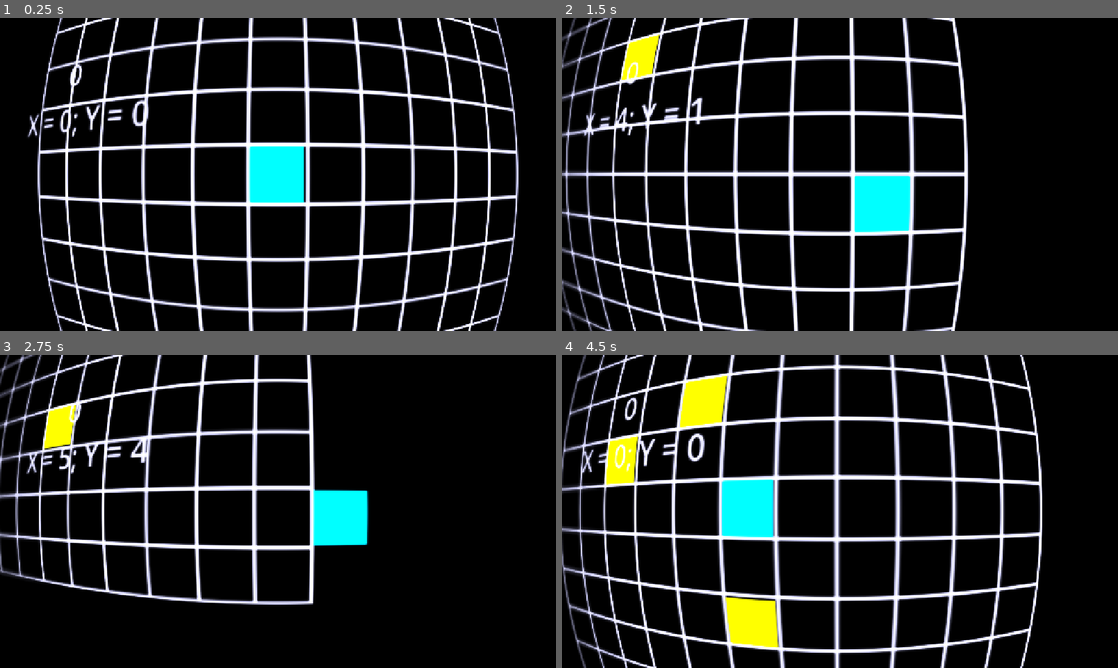
Above: before the commit, frames 1-4 (two rows, left to right).
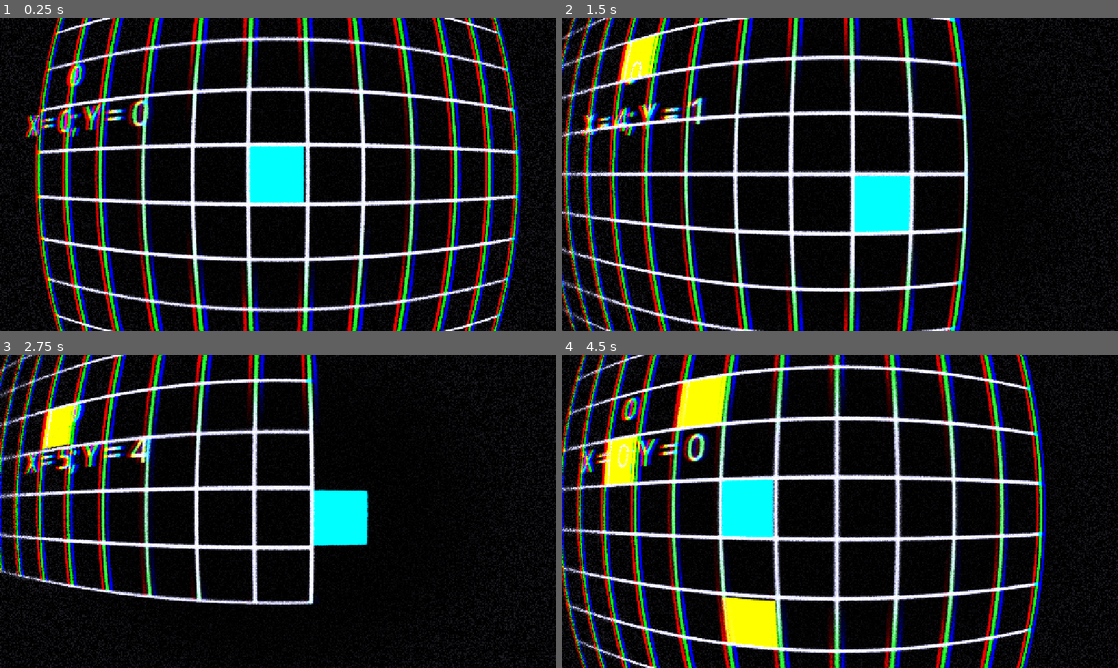
Above: after the commit, the same moments.

Repository: maseyonok421/maseyonok-sTestGameAboutPointThatCanMoveIn4DirectionsOnGrid
Game: Godot game, scene res://scenes/game.tscn
Two runs of this game, one before a commit and one after it. Both use one fixed random seed, a clock stepped at 60 frames per second and the inputs below.
Inputs:
- Up to frame 1 (0.25 s): no input
- Up to frame 2 (1.5 s): hold Right (ui_right) 0.53-1.28 s; hold Down (ui_down) from 1.28 s (still down)
- Up to frame 3 (2.75 s): release Down (ui_down) at 2.03 s; hold Right (ui_right) from 2.03 s (still down)
- Up to frame 4 (4.5 s): release Right (ui_right) at 2.78 s; hold Up (ui_up) 2.78-3.53 s; hold Left (ui_left) from 3.53 s (still down)

The runs differ from the first frame. In frame 1, 25% of the frame differs, in the area x 0-100%, y 0-100%; in frame 2, 21%; in frame 3, 15%; in frame 4, 24%.

Commit message:
[+] Full Shader ( Fish Eye + Film Grain + Chromatic Abberation )

Diff:
--- a/prefabs/camera.tscn
+++ b/prefabs/camera.tscn
@@ -1,8 +1,28 @@
-[gd_scene load_steps=6 format=3 uid="uid://c2kww08j1twov"]
+[gd_scene load_steps=14 format=3 uid="uid://c2kww08j1twov"]
 
 [ext_resource type="Script" uid="uid://d0ovqlpq8v1wa" path="res://scripts/camera.gd" id="1_70n02"]
 [ext_resource type="Shader" uid="uid://dym1nyw2qj70n" path="res://shaders/scanLinesShader.gdshader" id="2_6p8hw"]
 [ext_resource type="Shader" uid="uid://74uexwr1x753" path="res://shaders/fishEyeShader.gdshader" id="3_qwx7c"]
+[ext_resource type="Shader" path="res://shaders/smthInterestingShader.gdshader" id="4_6ayxh"]
+[ext_resource type="Shader" uid="uid://bei273f3e1o3w" path="res://shaders/chromaticAbberationShader.gdshader" id="5_trxf1"]
+[ext_resource type="Shader" uid="uid://do5agx28q3fuk" path="res://shaders/filmGrainShader.gdshader" id="6_rrdqj"]
+[ext_resource type="Shader" uid="uid://d1bql1rmvfe7x" path="res://shaders/multishader.gdshader" id="7_ffi68"]
+
+[sub_resource type="ShaderMaterial" id="ShaderMaterial_trxf1"]
+shader = ExtResource("4_6ayxh")
+shader_parameter/displacement = 9.0
+shader_parameter/height = 0.7
+shader_parameter/width = 0.5
+shader_parameter/fade = 0.7
+
+[sub_resource type="ShaderMaterial" id="ShaderMaterial_rrdqj"]
+shader = ExtResource("5_trxf1")
+shader_parameter/r_displacement = Vector2(3, 0)
+shader_parameter/g_displacement = Vector2(0, 2)
+shader_parameter/b_displacement = Vector2(-4, 0)
+shader_parameter/height = 0.7
+shader_parameter/width = 0.5
+shader_parameter/fade = 0.4
 
 [sub_resource type="ShaderMaterial" id="ShaderMaterial_6p8hw"]
 shader = ExtResource("2_6p8hw")
@@ -14,6 +34,25 @@
 [sub_resource type="ShaderMaterial" id="ShaderMaterial_6ayxh"]
 shader = ExtResource("3_qwx7c")
 shader_parameter/effect_amount = 2.0000000298024
+shader_parameter/amount = 0.22
+shader_parameter/speed = 0.016
+
+[sub_resource type="ShaderMaterial" id="ShaderMaterial_xymdj"]
+shader = ExtResource("7_ffi68")
+shader_parameter/r_displacement = Vector2(3, 0)
+shader_parameter/g_displacement = Vector2(0, 0)
+shader_parameter/b_displacement = Vector2(-3, 0)
+shader_parameter/height = 0.7
+shader_parameter/width = 0.5
+shader_parameter/fade = 0.75
+shader_parameter/effect_amount = 2.0
+shader_parameter/amount = 0.42
+shader_parameter/speed = 0.016
+
+[sub_resource type="ShaderMaterial" id="ShaderMaterial_ffi68"]
+shader = ExtResource("6_rrdqj")
+shader_parameter/amount = 0.41999999061216
+shader_parameter/speed = 0.01600000076
 
 [node name="Camera" type="Camera2D"]
 script = ExtResource("1_70n02")
@@ -34,7 +73,24 @@
 offset_bottom = -39.0
 theme_override_font_sizes/font_size = 50
 
+[node name="smthInterestingShader" type="ColorRect" parent="."]
+visible = false
+material = SubResource("ShaderMaterial_trxf1")
+offset_left = -646.0
+offset_top = -363.0
+offset_right = 642.0
+offset_bottom = 367.0
+
+[node name="chromaticAbberationShader" type="ColorRect" parent="."]
+visible = false
+material = SubResource("ShaderMaterial_rrdqj")
+offset_left = -651.0
+offset_top = -371.0
+offset_right = 645.0
+offset_bottom = 368.0
+
 [node name="scanLinesShader" type="ColorRect" parent="."]
+visible = false
 material = SubResource("ShaderMaterial_6p8hw")
 offset_left = -647.0
 offset_top = -368.0
@@ -48,3 +104,18 @@
 offset_top = -364.0
 offset_right = 646.0
 offset_bottom = 364.0
+
+[node name="multiShader" type="ColorRect" parent="."]
+material = SubResource("ShaderMaterial_xymdj")
+offset_left = -649.0
+offset_top = -367.0
+offset_right = 642.0
+offset_bottom = 370.0
+
+[node name="filmGrainShader" type="ColorRect" parent="."]
+visible = false
+material = SubResource("ShaderMaterial_ffi68")
+offset_left = -644.0
+offset_top = -370.0
+offset_right = 644.0
+offset_bottom = 363.0
--- a/scenes/game.tscn
+++ b/scenes/game.tscn
@@ -22,7 +22,7 @@
 glow_levels/6 = 1.0
 glow_levels/7 = 1.0
 glow_normalized = true
-glow_intensity = 3.58
+glow_intensity = 4.17
 glow_strength = 1.37
 glow_blend_mode = 0
 glow_hdr_threshold = 0.96
--- /dev/null
+++ b/shaders/chromaticAbberationShader.gdshader
@@ -0,0 +1,26 @@
+// Big thanks to both jecovier and axilirate, who's shaders I built upon
+
+shader_type canvas_item;
+
+uniform sampler2D SCREEN_TEXTURE : hint_screen_texture, filter_linear_mipmap;
+uniform vec2 r_displacement = vec2(3.0, 0.0);
+uniform vec2 g_displacement = vec2(0.0, 0.0);
+uniform vec2 b_displacement = vec2(-3.0, 0.0);
+
+uniform float height: hint_range(0.0, 1.0, 0.1) = 0.7;
+uniform float width: hint_range(0.0, 1.0, 0.1) = 0.5;
+
+uniform 	float fade = 0.7;
+
+void fragment()
+{
+	float shrink_width = 2.0 / width;
+	float shrink_height = 2.0 / height;
+	float dist = distance(vec2(UV.x * shrink_width, UV.y * shrink_height), vec2(0.5 * shrink_width, 0.5 * shrink_height));
+
+	float r = texture(SCREEN_TEXTURE, SCREEN_UV + vec2(SCREEN_PIXEL_SIZE*r_displacement), 0.0).r;
+	float g = texture(SCREEN_TEXTURE, SCREEN_UV + vec2(SCREEN_PIXEL_SIZE*g_displacement), 0.0).g;
+	float b = texture(SCREEN_TEXTURE, SCREEN_UV + vec2(SCREEN_PIXEL_SIZE*b_displacement), 0.0).b;
+
+	COLOR = vec4(r, g, b, dist-fade);
+}
--- /dev/null
+++ b/shaders/filmGrainShader.gdshader
@@ -0,0 +1,22 @@
+shader_type canvas_item;
+
+uniform sampler2D SCREEN_TEXTURE : hint_screen_texture;
+
+uniform float amount : hint_range(0.0, 5.3, 0.01) = 0.05;
+uniform float speed  : hint_range(0.0, 0.5, 0.001)= 0.01 ;
+
+float random(vec2 st){
+	return fract(sin(dot(st.xy, vec2(12.9898, 78.233))) * 43758.5453123);
+}
+
+void fragment() {
+
+	vec4 color = texture(SCREEN_TEXTURE, SCREEN_UV);
+
+	float time = TIME*speed;
+	float grain = random(UV + time) - 0.5;
+
+	color.rgb += grain*amount;
+	COLOR = color;
+
+}
--- a/shaders/fishEyeShader.gdshader
+++ b/shaders/fishEyeShader.gdshader
@@ -2,6 +2,14 @@
 uniform sampler2D SCREEN_TEXTURE : hint_screen_texture, filter_linear_mipmap;
 
 uniform float effect_amount : hint_range(0, 2.5, 0.1) = 1.0;
+
+// for Grain
+uniform float amount : hint_range(0.0, 5.3, 0.01) = 0.22;
+uniform float speed  : hint_range(0.0, 0.5, 0.001)= 0.016 ;
+
+float random(vec2 st){
+	return fract(sin(dot(st.xy, vec2(12.9898, 78.233))) * 43758.5453123);
+}
 
 void fragment() {
 
@@ -20,6 +28,11 @@
 
 	vec3 col = texture(SCREEN_TEXTURE, uv).rgb;
 
+	float time = TIME*speed;
+	float grain = random(UV + time) - 0.5;
+
+	col.rgb += grain*amount;
+
 	COLOR = vec4(col, 1.0);
 
 }
--- /dev/null
+++ b/shaders/multishader.gdshader
@@ -0,0 +1,58 @@
+shader_type canvas_item;
+
+uniform sampler2D SCREEN_TEXTURE : hint_screen_texture, filter_linear_mipmap;
+
+//for Chromatic Abberation
+uniform vec2 r_displacement = vec2(3.0, 0.0);
+uniform vec2 g_displacement = vec2(0.0, 2.0);
+uniform vec2 b_displacement = vec2(-4.0, 0.0);
+
+uniform float height: hint_range(0.0, 1.0, 0.1) = 0.7;
+uniform float width : hint_range(0.0, 1.0, 0.1) = 0.5;
+uniform float fade  : hint_range(0.0, 1.0, 0.1) = 0.75;
+
+//for Fish Eye
+uniform float effect_amount : hint_range(0, 2.5, 0.1) = 2.0;
+
+//for Film Grain
+uniform float amount : hint_range(0.0, 5.3, 0.01) = 0.42;
+uniform float speed  : hint_range(0.0, 0.5, 0.001)= 0.016 ;
+
+float random(vec2 st){
+	return fract(sin(dot(st.xy, vec2(12.9898, 78.233))) * 43758.5453123);
+}
+
+void fragment() {
+
+	vec2 iResolution = 1.0 / SCREEN_PIXEL_SIZE;
+	vec4 fragCoord = FRAGCOORD;
+	vec2 p = fragCoord.xy / iResolution.x;
+
+	float prop = iResolution.x / iResolution.y;
+	vec2 m = vec2(0.5, 0.5 / prop);
+	vec2 d = p - m;
+	float r = sqrt(dot(d, d));
+
+	float bind = sqrt(dot(m, m));
+	vec2 uv = m + normalize(d) * tan(r*effect_amount) * bind / tan(bind*effect_amount);
+	uv.y *= prop;
+
+	vec3 col = texture(SCREEN_TEXTURE, uv).rgb;
+
+	float shrink_width = 2.0 / width;
+	float shrink_height = 2.0 / height;
+	float dist = distance(vec2(UV.x * shrink_width, UV.y * shrink_height), vec2(0.5 * shrink_width, 0.5 * shrink_height));
+
+	float redColor = texture(SCREEN_TEXTURE, uv + vec2(SCREEN_PIXEL_SIZE*r_displacement), 0.0).r;
+	float greenColor = texture(SCREEN_TEXTURE, uv + vec2(SCREEN_PIXEL_SIZE*g_displacement), 0.0).g;
+	float blueColor = texture(SCREEN_TEXTURE, uv + vec2(SCREEN_PIXEL_SIZE*b_displacement), 0.0).b;
+
+	float time = TIME*speed;
+	float grain = random(UV + time) - 0.5;
+
+	col.r = redColor; col.g = greenColor; col.b = blueColor;
+	col.rgb += grain*amount;
+
+	COLOR = vec4(col.rgb, dist-fade);
+
+}
--- /dev/null
+++ b/shaders/smthInterestingShader.gdshader
@@ -0,0 +1,22 @@
+shader_type canvas_item;
+
+uniform sampler2D SCREEN_TEXTURE : hint_screen_texture, filter_linear_mipmap;
+
+uniform float displacement : hint_range(0.0, 10.0, 1.0) = 3.0;
+uniform float height : hint_range(0.0, 1.0, 0.1) = 0.7;
+uniform float width  : hint_range(0.0, 1.0, 0.1) = 0.5;
+uniform float fade   : hint_range(0.0, 1.0, 0.1) = 0.7;
+
+void fragment(){
+
+	float shrink_width  = 2.0/width ;
+	float shrink_height = 2.0/height;
+	float dist = distance(vec2(UV.x*shrink_width, UV.y*shrink_height), vec2(0.5*shrink_width, 0.5*shrink_height));
+
+	vec4 color = texture(SCREEN_TEXTURE, SCREEN_UV);
+	color.r += (sqrt(dot(SCREEN_PIXEL_SIZE, SCREEN_PIXEL_SIZE))*displacement);
+	color.b -= (sqrt(dot(SCREEN_PIXEL_SIZE, SCREEN_PIXEL_SIZE))*displacement);
+	color.a = dist-fade;
+
+	COLOR = color;
+}
Not shown, added: shaders/chromaticAbberationShader.gdshader.uid
Not shown, added: shaders/filmGrainShader.gdshader.uid
Not shown, added: shaders/multishader.gdshader.uid
Not shown, added: shaders/smthInterestingShader.gdshader.uid
